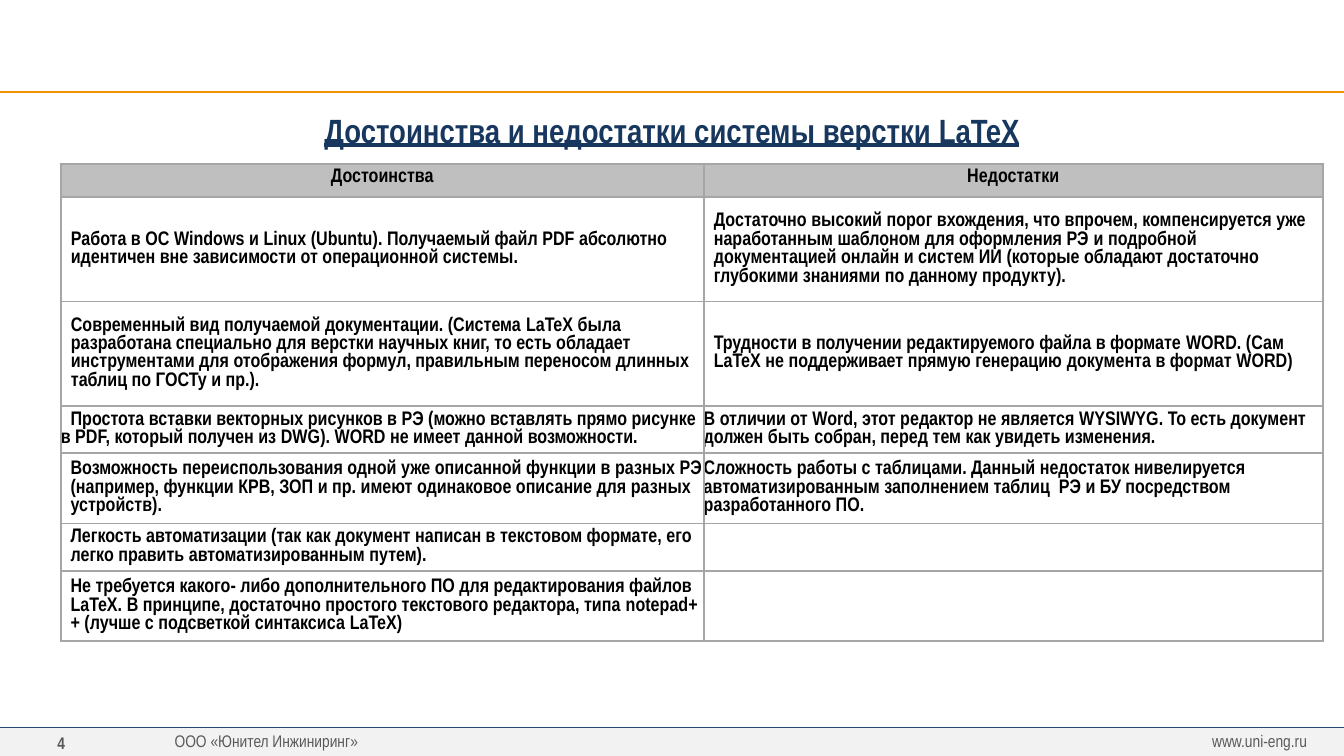
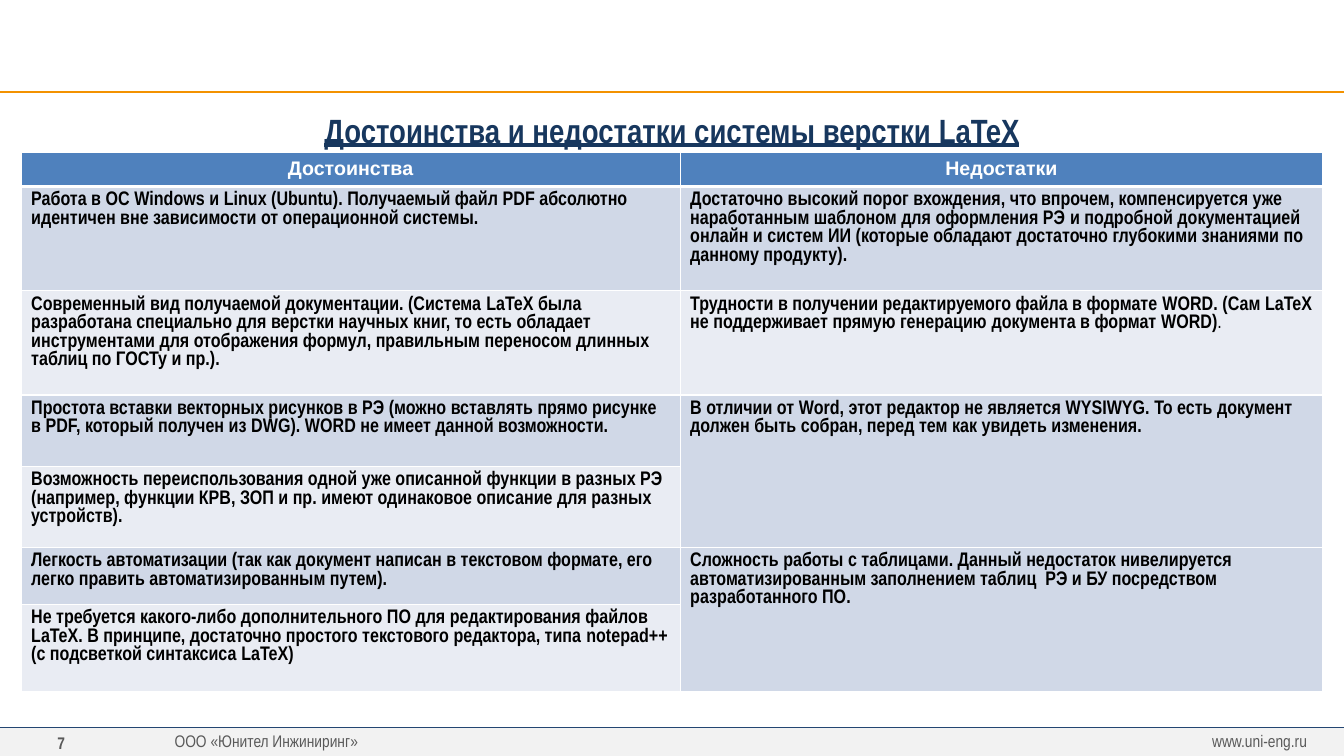
Before and after one commit to greglu1976/ProjectOmni, a slide deck: slide 7 of Презентация/Презентация.pptx (slide 4 before the commit). Drawn at 1344x756 pixels with LibreOffice and Linux fonts; fonts in the diff are those of the drawing; background and template pictures are left out. Boxes give left, top, right and bottom in pixels: in the first picture for what was removed or moved away, otherwise in the second. Text is boxed around its words. In the diff, an @@ line names an element or a change of style, - is before the commit and + after.

```diff
--- a/Презентация/Презентация.pptx
+++ b/Презентация/Презентация.pptx
@@ table at bbox=[21, 153, 1324, 692] @@
-row 3, column 2: Трудности в получении редактируемого файла в формате WORD. (Сам LaTeX не поддерживает прямую генерацию документа в формат WORD)
+row 3, column 2: Трудности в получении редактируемого файла в формате WORD. (Сам LaTeX не поддерживает прямую генерацию документа в формат WORD).
-row 5, column 2: Сложность работы с таблицами. Данный недостаток нивелируется автоматизированным заполнением таблиц РЭ и БУ посредством разработанного ПО.
+row 5, column 2: 
-row 6, column 2: 
+row 6, column 2: Сложность работы с таблицами. Данный недостаток нивелируется автоматизированным заполнением таблиц РЭ и БУ посредством разработанного ПО.
-row 7, column 1: Не требуется какого- либо дополнительного ПО для редактирования файлов LaTeX. В принципе, достаточно простого текстового редактора, типа notepad++ (лучше с подсветкой синтаксиса LaTeX)
+row 7, column 1: Не требуется какого-либо дополнительного ПО для редактирования файлов LaTeX. В принципе, достаточно простого текстового редактора, типа notepad++ (с подсветкой синтаксиса LaTeX)
@@ fill #BFBFBF to #4F81BD in row 1 @@
@@ fill none to #D0D8E8 in 5 cells @@
@@ fill none to #E9EDF4 in 4 cells @@
@@ font Arial Narrow to Arial, text colour #000000 to #FFFFFF in "Достоинства", "Недостатки" @@
@@ indent changed @@
@@ borders changed @@
@@ table: place and size @@
-table at bbox=[60, 163, 1323, 640]
+table at bbox=[21, 153, 1324, 692]
@@ page number at bbox=[57, 737, 65, 749]: text changed @@
-4
+7
```
Also in this commit, not shown: 6 other slides changed, 3 slides added, 1 slide removed, 23 other files.
